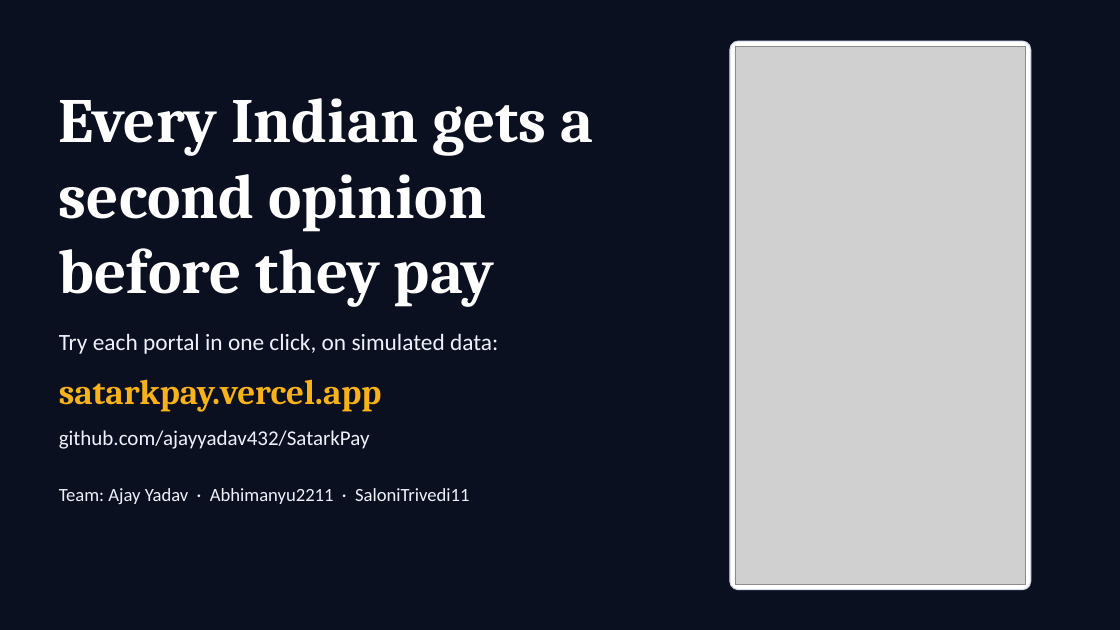
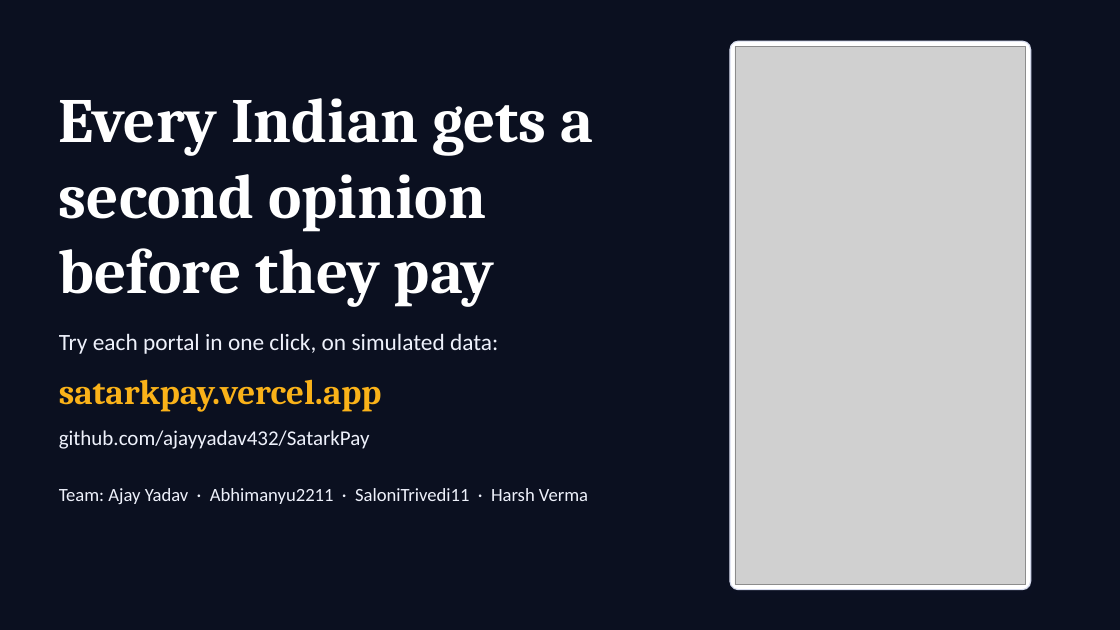
Before and after one commit to ajayyadav432/SatarkPay, a slide deck: slide 12 of docs/SatarkPay_Pitch.pptx. Drawn at 1120x630 pixels with LibreOffice and Linux fonts; fonts in the diff are those of the drawing; grey boxes stand for pictures. Boxes give left, top, right and bottom in pixels: in the first picture for what was removed or moved away, otherwise in the second. Text is boxed around its words. In the diff, an @@ line names an element or a change of style, - is before the commit and + after.

Commit message:
Add Harsh Verma to the team

```diff
--- a/docs/SatarkPay_Pitch.pptx
+++ b/docs/SatarkPay_Pitch.pptx
@@ text at [59,488,588,504]: text changed @@
-Team: Ajay Yadav · Abhimanyu2211 · SaloniTrivedi11
+Team: Ajay Yadav · Abhimanyu2211 · SaloniTrivedi11 · Harsh Verma
```
Also in this commit, not shown: 1 other slide changed, 2 other files.
